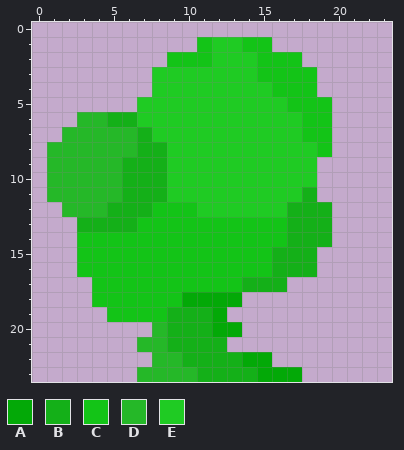
Edited in one commit: pixel-art sprite (res/Plants/BouncyShrub.png). This is how it looked before the edit.
The file is 24x24 pixels. Colours within 5 levels of each other are drawn and written as one.
Palette (. is transparent): A #03a907  B #14b018  C #13c417  D #25b828  E #1fcb23
The result:
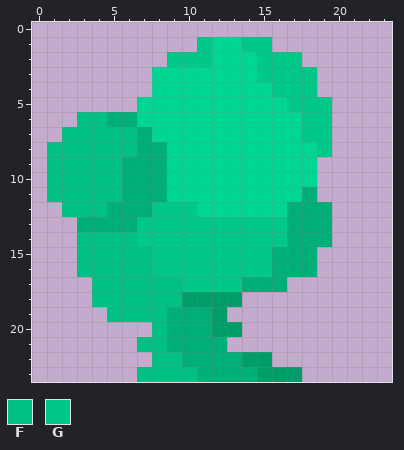
Colours new in this view: F #00c083  G #00c888
The exact change:
colour A: #03a907 -> #009d69
colour B: #14b018 -> #00af77
colour E: #1fcb23 -> #00d693
y 1: x 11 C -> G; x 14..15 CC -> GG
y 2: x 9..11 CCC -> GGG; x 15..17 CCC -> GGG
y 3: x 15..18 CCCC -> GGGG
y 4: x 16..18 CCC -> GGG
y 5: x 17..19 CCC -> GGG
y 6: x 3..4 DD -> FF; x 18..19 CC -> GG
y 7: x 2..6 DDDDD -> FFFFF; x 18..19 CC -> GG
y 8: x 1..6 DDDDDD -> FFFFFF; x 19 C -> G
y 9..11: x 1..5 DDDDD -> FFFFF
y 12: x 2..4 DDD -> FFF; x 8..10 CCC -> GGG
y 13: x 7..16 CCCCCCCCCC -> GGGGGGGGGG
y 14: x 3..16 CCCCCCCCCCCCCC -> FFFFGGGGGGGGGG
y 15..16: x 3..15 CCCCCCCCCCCCC -> FFFFFGGGGGGGG
y 17: x 4..13 CCCCCCCCCC -> FFFFFFGGGG
y 18: x 4..9 CCCCCC -> FFFFFF
y 19: x 5..8 CCCC -> FFFF
y 20: x 8 D -> F
y 21: x 7..8 DD -> FF
y 22: x 8..9 DD -> FF
y 23: x 7..10 DDDD -> FFFF
Changed places in both pictures, as pixel boxes (x1, y1, x2, y2):
changed: (47, 37, 332, 382)
